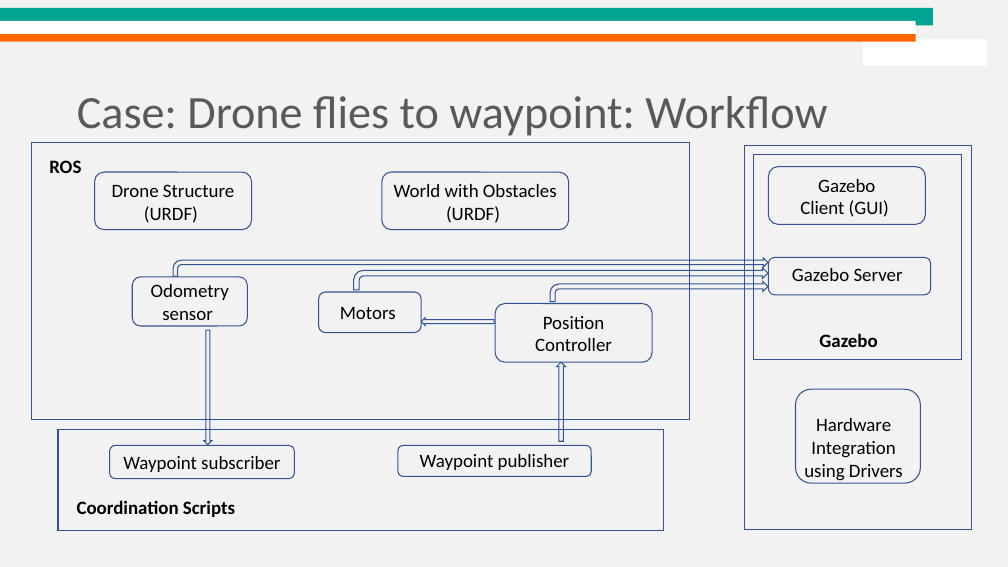
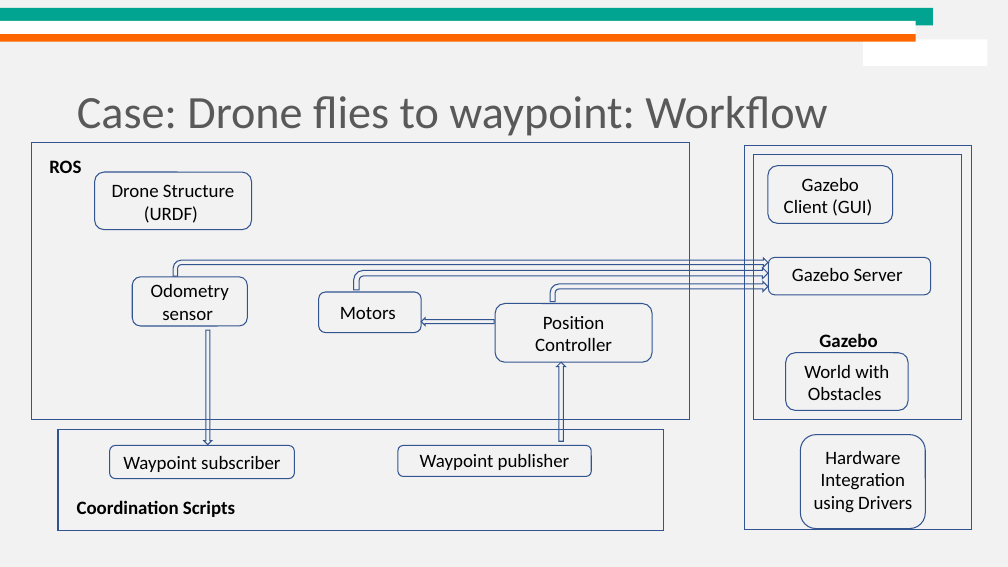
Before and after one commit to dream-lab/acm-school-iot-2021, a slide deck: slide 13 of IoT Simulators.pptx. Drawn at 1008x567 pixels with LibreOffice and Linux fonts; fonts in the diff are those of the drawing; background and template pictures are left out. Boxes give left, top, right and bottom in pixels: in the first picture for what was removed or moved away, otherwise in the second. Text is boxed around its words. In the diff, an @@ line names an element or a change of style, - is before the commit and + after.

Commit message:
adding presentation

```diff
--- a/IoT Simulators.pptx
+++ b/IoT Simulators.pptx
@@ rectangle: place and size @@
-rectangle at [754,154,961,359]
+rectangle at [754,155,961,420]
@@ rounded rectangle "Gazebo Client (GUI)": place and size @@
-rounded rectangle "Gazebo Client (GUI)" at [768,166,926,224]
+rounded rectangle "Gazebo Client (GUI)" at [768,166,893,223]
@@ rounded rectangle "World with Obstacles": place and size @@
-rounded rectangle "World with Obstacles" at [382,172,569,230]
+rounded rectangle "World with Obstacles" at [786,353,908,411]
@@ text in rounded rectangle at [804,365,889,400]: text changed @@
-World with Obstacles (URDF)
+World with Obstacles
@@ rounded rectangle: place and size @@
-rounded rectangle at [796,389,920,483]
+rounded rectangle at [801,435,926,529]
@@ text "Hardware Integration using Drivers": place and size @@
-text "Hardware Integration using Drivers" at [804,418,903,482]
+text "Hardware Integration using Drivers" at [814,451,912,513]
```
